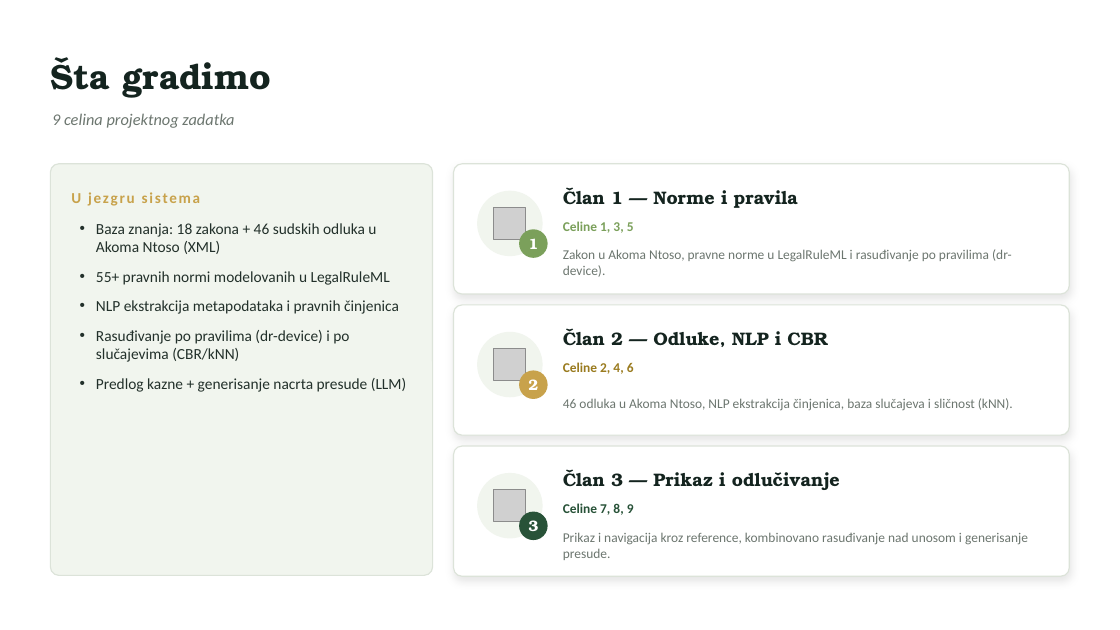
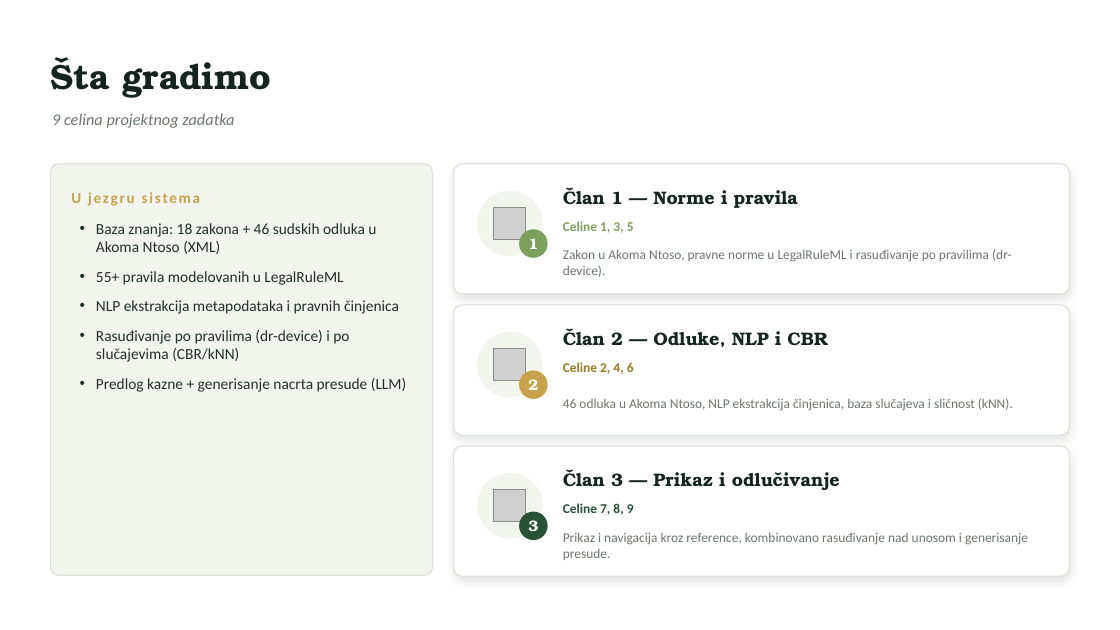
Before and after one commit to borisletic/pravna-informatika, a slide deck: slide 2 of prezentacija/Pravna_Informatika_Prezentacija.pptx. Drawn at 1120x630 pixels with LibreOffice and Linux fonts; fonts in the diff are those of the drawing; grey boxes stand for pictures. Boxes give left, top, right and bottom in pixels: in the first picture for what was removed or moved away, otherwise in the second. Text is boxed around its words. In the diff, an @@ line names an element or a change of style, - is before the commit and + after.

Commit message:
feat: prezentacija v1

```diff
--- a/prezentacija/Pravna_Informatika_Prezentacija.pptx
+++ b/prezentacija/Pravna_Informatika_Prezentacija.pptx
@@ text at box(96, 271, 343, 285): text changed @@
-• 55+ pravnih normi modelovanih u LegalRuleML
+• 55+ pravila modelovanih u LegalRuleML
```
